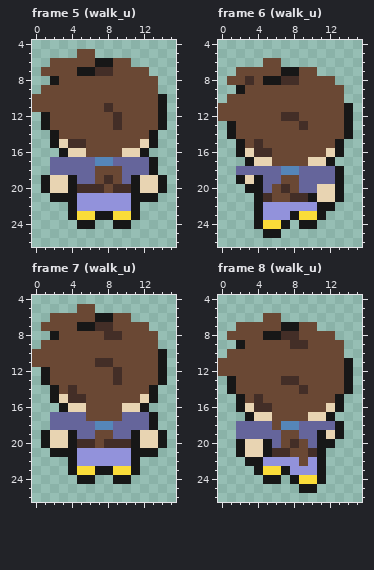
File history of a pixel-art file, sprites/character/walk-16x32.ase. The picture above is the old version.
16x32 pixels, 16 frames. Shown: frame 5 (walk_u): x 0..15, y 4..26; frame 6 (walk_u): x 0..15, y 4..26; frame 7 (walk_u): x 0..15, y 4..26; frame 8 (walk_u): x 0..15, y 4..26.
After the commit:
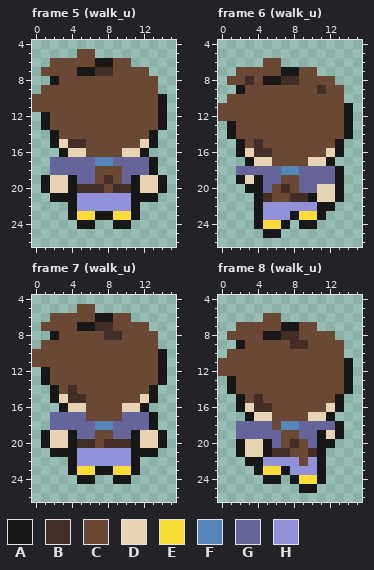
Palette (. is transparent): A #171717  B #432e27  C #6a4834  D #e8d4b2  E #fadc39  F #5586b9  G #65659b  H #9292db
What changed:
--- frame 5 (walk_u), layer "Diffuse"
@@ x 6..11 @@
 10 CCCCCC
-11 CCBCCC
-12 CCCBCC
-13 CCCBCC
+11 CCCCCC
+12 CCCCCC
+13 CCCCCC
 14 CCCCCC
--- frame 6 (walk_u), layers "Emissive", "Diffuse"
@@ x 5..13 @@
  8 AABBCCCC.
- 9 CCCCCCCCC
+ 9 CCCCCCBCC
 10 CCCCCCCCC
 11 CCCCCCCCC
-12 CCBBCCCCC
-13 CCCCBCCCC
+12 CCCCCCCCC
+13 CCCCCCCCC
 14 CCCCCCCCC
--- frame 7 (walk_u), layer "Diffuse"
@@ x 5..11 @@
 10 CCCCCCC
-11 CCBBCCC
-12 CCCCBCC
-13 CCCCBCC
+11 CCCCCCC
+12 CCCCCCC
+13 CCCCCCC
 14 CCCCCCC
--- frame 8 (walk_u), layer "Diffuse"
@@ x 5..11 @@
 12 CCCCCCC
-13 CCBBCCC
-14 CCCCBCC
+13 CCCCCCC
+14 CCCCCCC
 15 CCCCCCC
Boxes around the changes in both pictures, in picture pixels (x1, y1, x2, y2):
changed: (104, 103, 122, 130)
changed: (281, 85, 326, 130)
changed: (95, 358, 122, 385)
changed: (281, 376, 308, 394)
